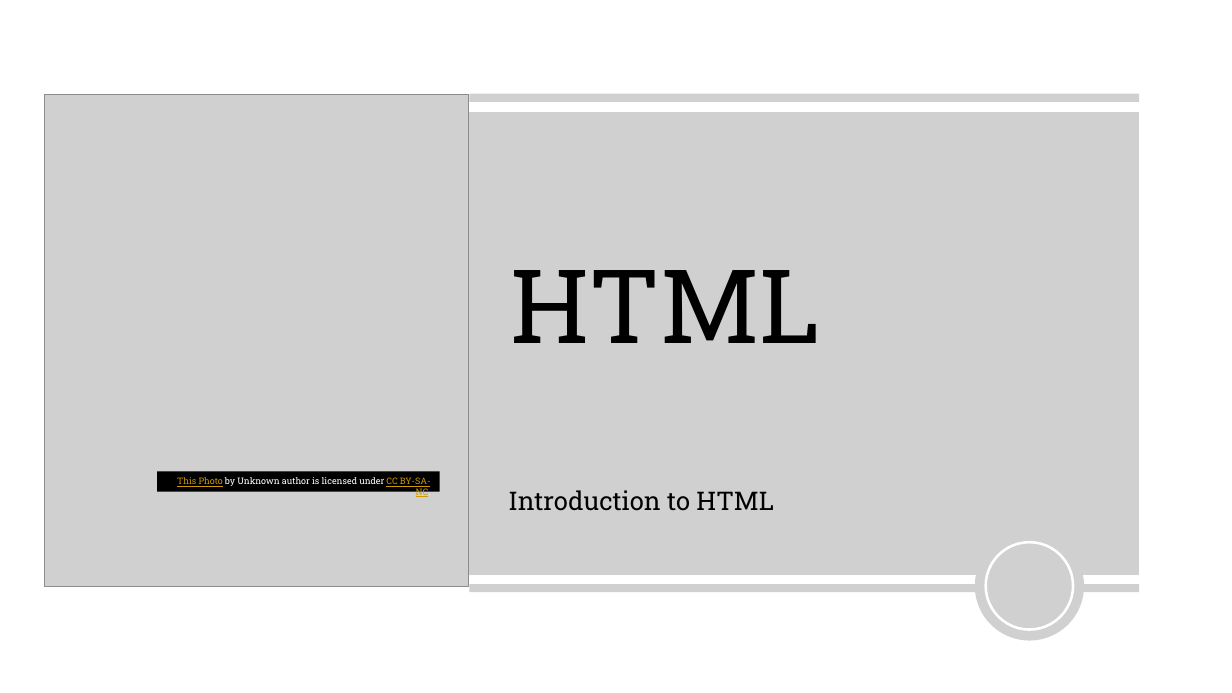
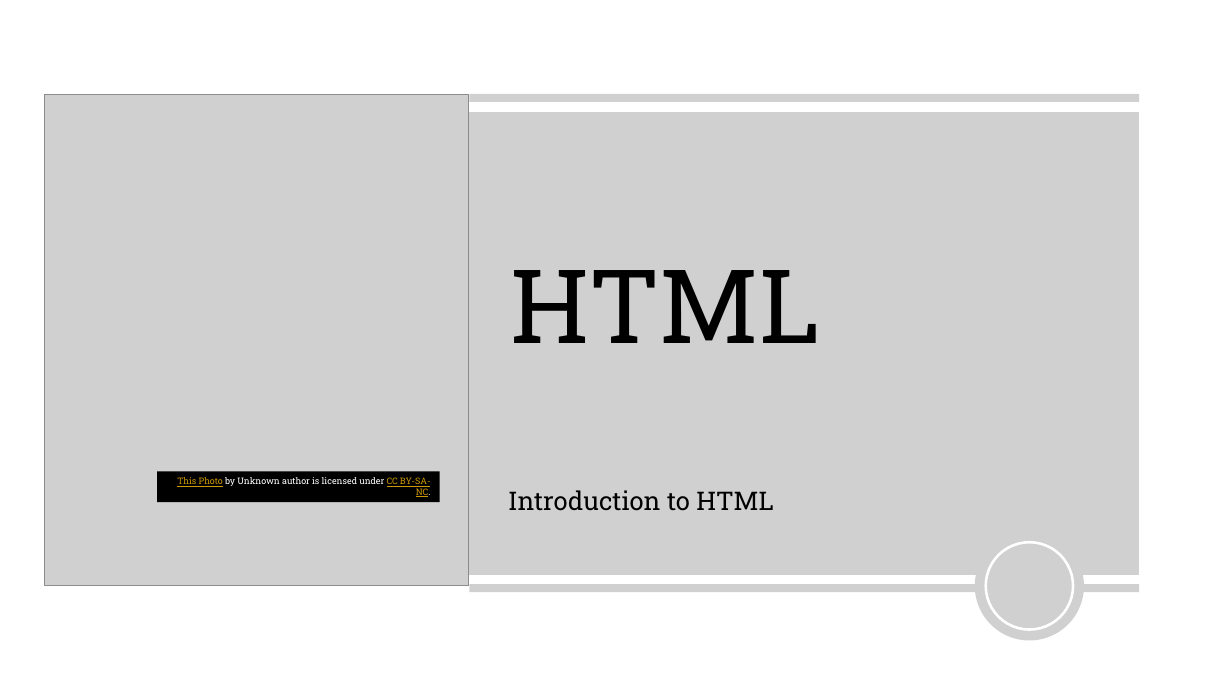
Before and after one commit to karianmash/html-tutorials, a slide deck: slide 1 of Notes/Introduction to html.pptx. Drawn at 1232x693 pixels with LibreOffice and Linux fonts; fonts in the diff are those of the drawing; grey boxes stand for pictures; background and template pictures are left out. Boxes give left, top, right and bottom in pixels: in the first picture for what was removed or moved away, otherwise in the second. Text is boxed around its words. In the diff, an @@ line names an element or a change of style, - is before the commit and + after.

```diff
--- a/Notes/Introduction to html.pptx
+++ b/Notes/Introduction to html.pptx
@@ rectangle "This Photo by Unknown author ..." resized from (x1=157, y1=471, x2=440, y2=492) to (x1=157, y1=471, x2=440, y2=502) @@
```
Also in this commit, not shown: 17 other slides changed, 1 slide added.
